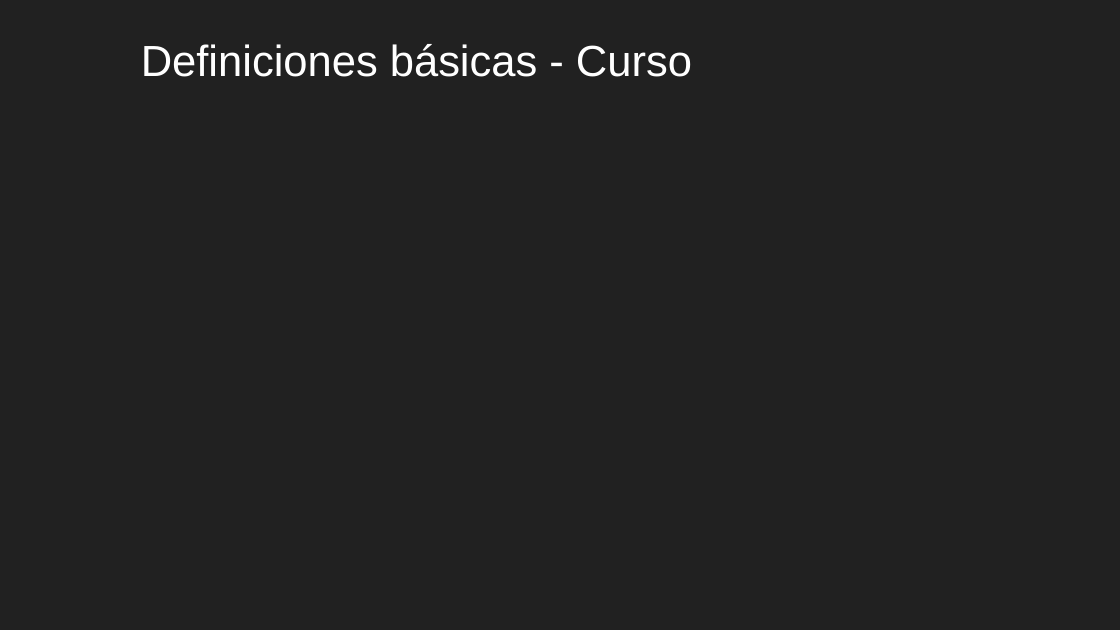
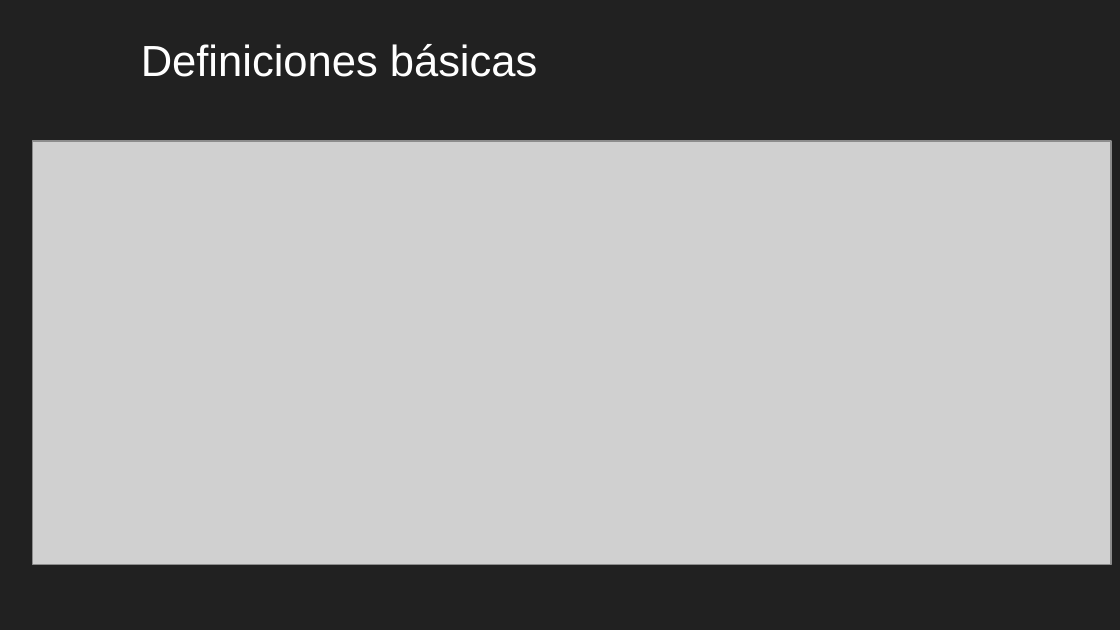
Before and after one commit to safabox/SAFE, a slide deck: slide 11 of trunk/docs/Entregables/Presentacion Final/SAFE presentacion final.ppt (slide 10 before the commit). Drawn at 1120x630 pixels with LibreOffice and Linux fonts; fonts in the diff are those of the drawing; grey boxes stand for pictures; background and template pictures are left out. Boxes give left, top, right and bottom in pixels: in the first picture for what was removed or moved away, otherwise in the second. Text is boxed around its words. In the diff, an @@ line names an element or a change of style, - is before the commit and + after.

```diff
--- a/trunk/docs/Entregables/Presentacion Final/SAFE presentacion final.ppt
+++ b/trunk/docs/Entregables/Presentacion Final/SAFE presentacion final.ppt
@@ title at [141, 44, 538, 77]: text changed @@
-Definiciones básicas - Curso
+Definiciones básicas
@@ picture added at [32, 141, 1111, 564] @@
```
Also in this commit, not shown: 4 other slides changed, 1 slide added, 1 other file.
